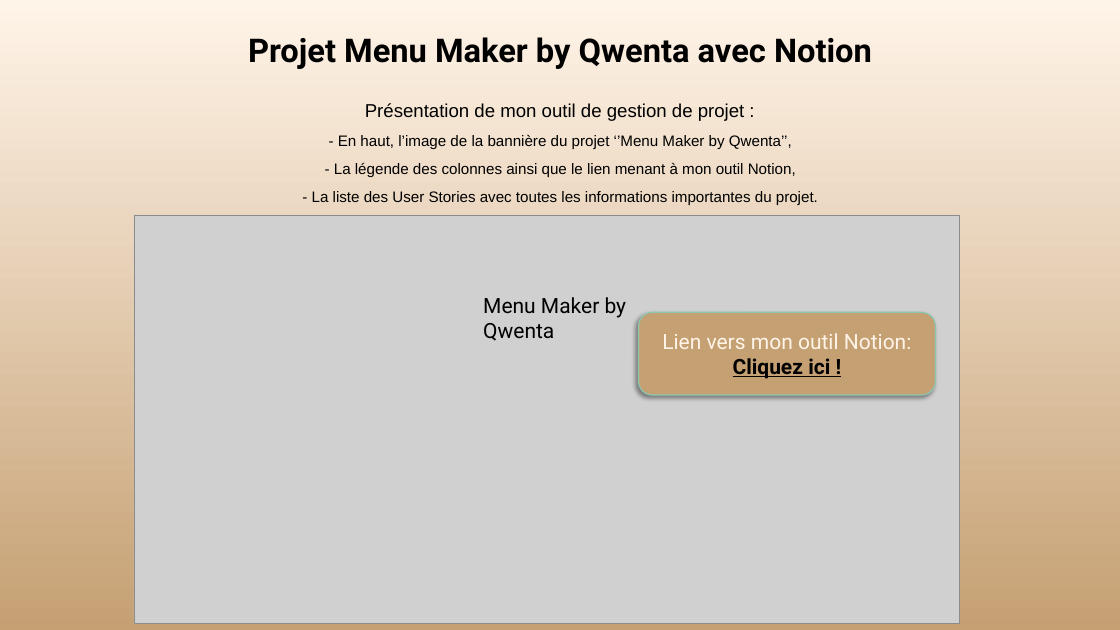
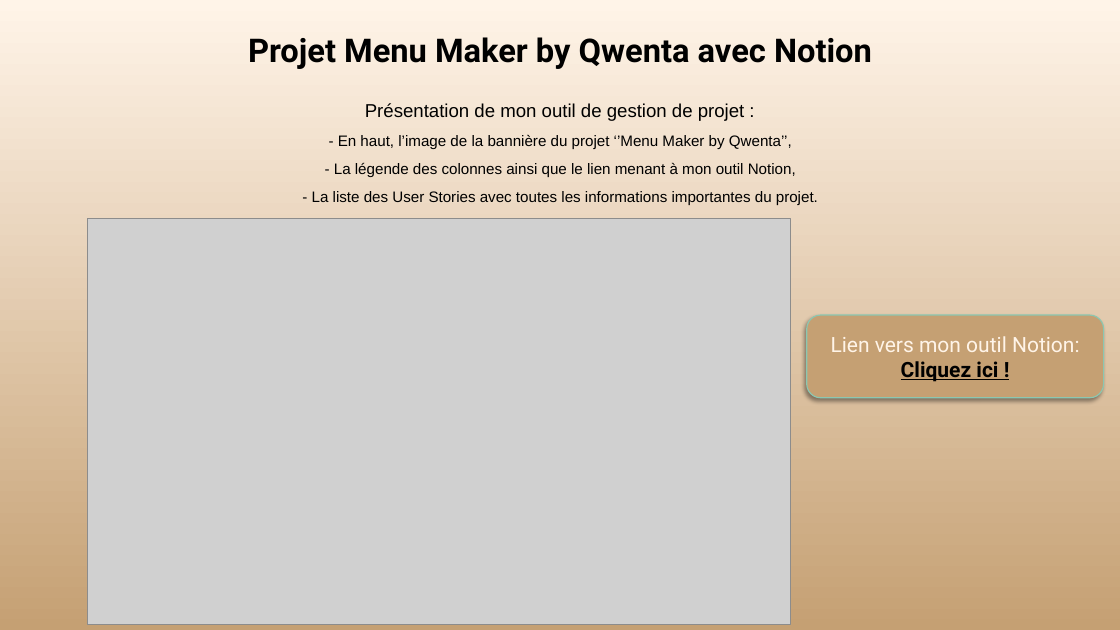
Before and after one commit to StellaMtc/MenuMakerbyQwenta, a slide deck: slide 3 of Mitchovitch_Estelle_2_kanban_102024.odp. Drawn at 1120x630 pixels with LibreOffice and Linux fonts; fonts in the diff are those of the drawing; grey boxes stand for pictures. Boxes give left, top, right and bottom in pixels: in the first picture for what was removed or moved away, otherwise in the second. Text is boxed around its words. In the diff, an @@ line names an element or a change of style, - is before the commit and + after.

```diff
--- a/Mitchovitch_Estelle_2_kanban_102024.odp
+++ b/Mitchovitch_Estelle_2_kanban_102024.odp
@@ picture: place and size @@
-picture at bbox=[134, 215, 959, 624]
+picture at bbox=[87, 218, 791, 624]
@@ text removed at bbox=[483, 297, 627, 341] @@
-Menu Maker by
-Qwenta
@@ rounded rectangle "Lien vers mon outil Notion:": place and size @@
-rounded rectangle "Lien vers mon outil Notion:" at bbox=[639, 313, 935, 395]
+rounded rectangle "Lien vers mon outil Notion:" at bbox=[807, 315, 1103, 397]
```
Also in this commit, not shown: 3 other slides changed.
